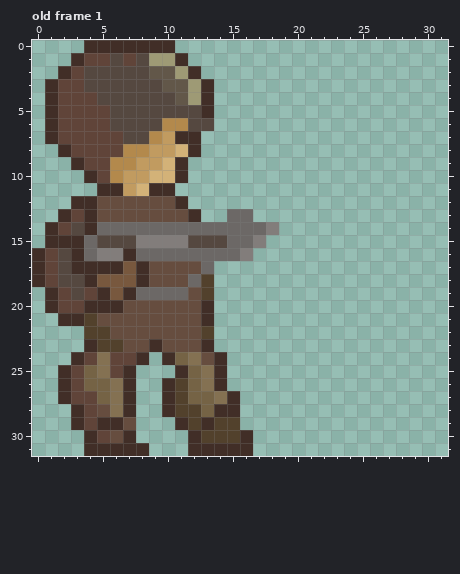
One commit to this pixel-art file: Game Sprites/With new color/Sprite With Animation/Fixed/Take hit/character Take Damage.aseprite. The first picture shows the starting point.
32x32 pixels, 1 frame. Shown: old frame 1. The commit also changed other frames, which this record leaves out.
New version:
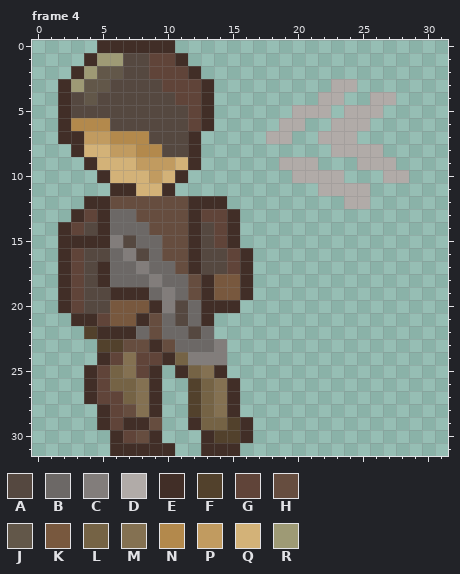
Palette (. is transparent): A #554840  B #6c6866  C #827d7b  D #b1aba8  E #412e27  F #52412c  G #604439  H #664d3f  J #625749  K #78583e  L #756345  M #847152  N #b3894c  P #c19b60  Q #d3b278  R #9e9a75
A new or re-ordered frame is compared with the old frame closest to it.
Diff:
frames 1 -> 8
layer "Character 1/Effect" now shown
Changed rows in their new state; - is an unchanged pixel.
Frame 4 is new; against old frame 1:
first column x 0:
 0 ----.------------------------
 1 ---.ERRA-GG------------------
 2 --.ERJJ--GGG-----------------
 3 -.ERJJ----GGG----------DD----
 4 -.EAJ------GG---------DD--DD-
 5 -.EAAA------G-------DDD-DDD--
 6 -.ENNN----AAGE-----DD--DDD---
 7 -.EEPPNNNAAA------DD--DDD----
 8 --.EQQPP-NAA-----------DDDD--
 9 ---.EQQQ--PQE------DDD---DDD-
10 ----.EQQQP----------DDDD---DD
11 -----.-E-Q------------DDDD---
12 ---.-E-----HEEE---------DD---
13 --.EGEBB-----GGE.------------
14 -.EGAE---HHHEAGE...----------
15 -.--EEC-BBHHE-GE..-----------
16 ..EGAABCA-HHEAAGE------------
17 ..EGA-BBCBB-EAAGE------------
18 ..EGAEBBBCBBHEKKE------------
19 -.EGAAE-E-C--EKKE------------
20 -.E-AAKKKECAB-EE-------------
21 --.-EGKKE-BAB----------------
22 -----EEEB-BBAB---------------
23 ----.------BBBC--------------
24 ---..E-MGG--CCC--------------
25 --..EGLMGE-------------------
26 --..EGLLME..FLME-------------
27 --..EGGLME..F----------------
28 ---..EGHME..--M--------------
29 ---..-GEEH-.ELL-E------------
30 ----..EGHE--.E---------------
31 ----..---EE-.---.------------
